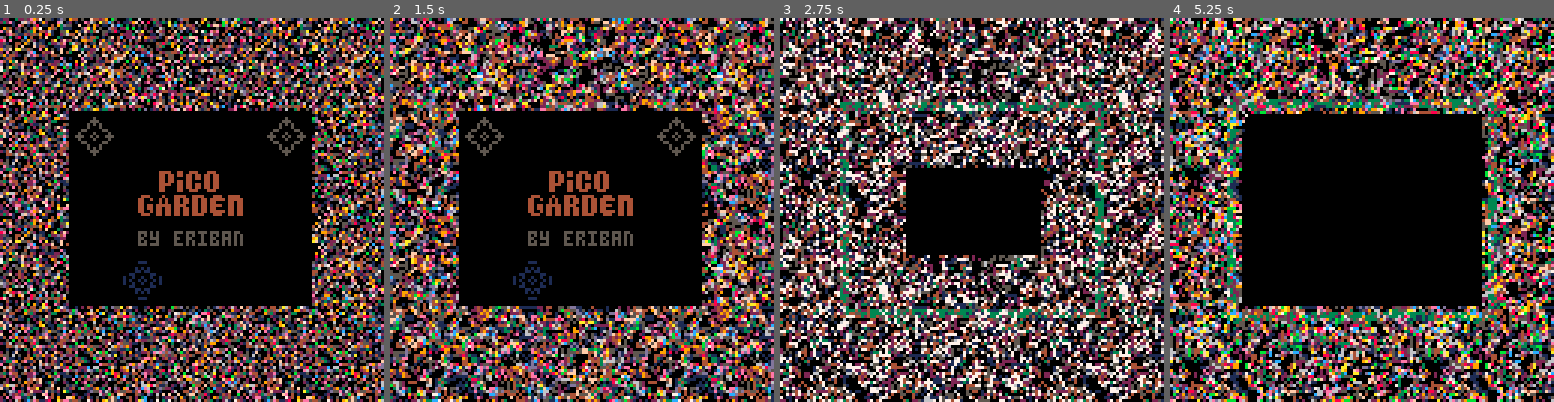
Above: before the commit, frames 1-4 (left to right).
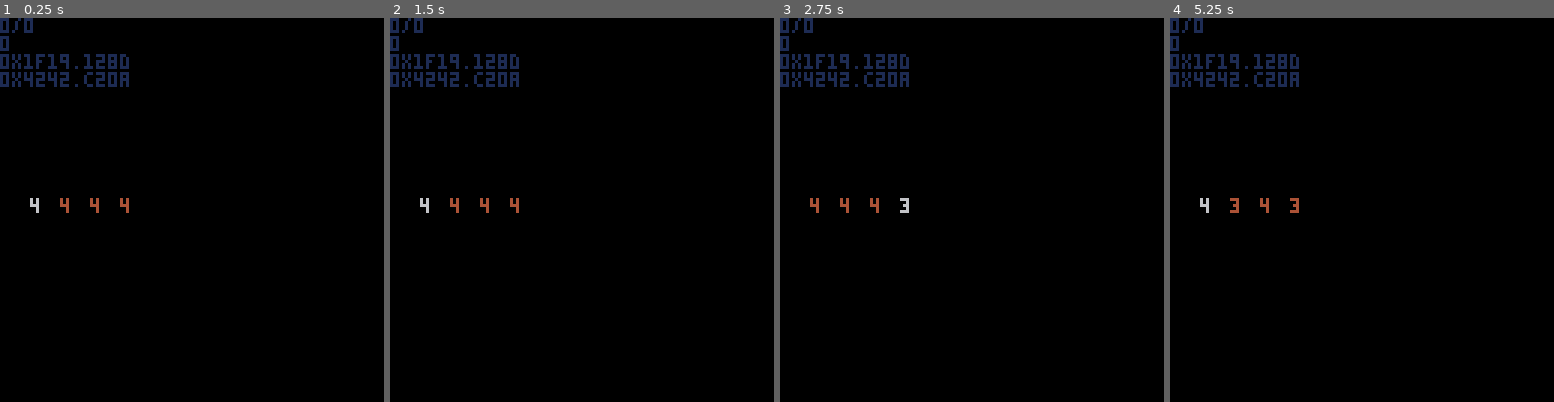
Above: after the commit, the same moments.

Repository: erwinbonsma/PicoGarden
Game: PICO-8 cartridge picogarden.p8
Two runs of this game, one before a commit and one after it. Both use one fixed random seed, a clock stepped at 60 frames per second and the inputs below.
Inputs:
- Up to frame 1 (0.25 s): no input
- Up to frame 2 (1.5 s): tap O (Z key) at 0.33, 0.7, 1.43 s; tap X (X key) at 1.07 s
- Up to frame 3 (2.75 s): hold Left 1.97-2.37 s; tap X (X key) at 2.07, 2.4, 2.73 s; tap O (Z key) at 2.22 s; hold Down from 2.42 s (still down)
- Up to frame 4 (5.25 s): release Down at 2.82 s; hold Right 2.87-3.53 s; tap X (X key) every 0.33 s from 3.07 to 5.07 s; tap O (Z key) at 3.1, 3.98, 4.87 s; hold Up 3.58-4.08 s; hold Right 4.13-4.53 s; hold Down 4.58-5.08 s; hold Left from 5.13 s (still down)

The runs differ from the first frame. In frame 1, 49% of the frame differs, in the area x 0-100%, y 0-100%; in frame 2, 53%; in frame 3, 63%; in frame 4, 51%.

Commit message:
Initial adaptive music
Disabled actual game.
Let user control the level of each channel.

Diff:
--- a/picogarden.p8
+++ b/picogarden.p8
@@ -1,5 +1,5 @@
 pico-8 cartridge // http://www.pico-8.com
-version 35
+version 41
 __lua__
 -- pico garden
 -- a slow-play screensaver game
@@ -882,6 +882,84 @@
 end
 
 -->8
+tracks={
+ {{10},{11},{12},{13}},
+ {{14},{15,16},{17},{18,19}},
+ {{20,21},{22},{23,24},{25,26}},
+ {{27,28},{29},{30},{31}}
+}
+pattern_masks={
+ [0]=0x0.0080,
+ [1]=0x0.8000
+}
+cx=1
+levels={4,4,4,4}
+
+
+function init_music()
+ p_idx=1
+ set_next_pattern()
+end
+
+function set_next_pattern()
+ p_idx=(p_idx+1)%2
+ local pat=pattern_masks[p_idx]
+ local nc=0
+
+ for i=1,4 do
+  local v=0
+  if levels[i]>0 then
+   local sl=tracks[i][levels[i]]
+   v=sl[p_idx%#sl+1]&0x3f
+   nc+=1
+   local shft=nc*8-24
+   pat|=v<<shft
+  end
+ end
+ for i=nc+1,4 do
+  shft=i*8-24
+  pat|=0x40<<shft
+ end
+
+ printh(p_idx.."="..pat)
+ poke4(0x3100+p_idx*4,pat)
+end
+
+function update_music()
+ if btnp(⬆️) then
+  levels[cx]=min(4,levels[cx]+1)
+ end
+ if btnp(⬇️) then
+  levels[cx]=max(0,levels[cx]-1)
+ end
+ if btnp(⬅️) then
+  cx=(cx+2)%4+1
+ end
+ if btnp(➡️) then
+  cx=cx%4+1
+ end
+
+ if (stat(50)==31 and
+     stat(54)==p_idx) then
+  set_next_pattern()
+ end
+end
+
+function draw_music()
+ cls()
+ color(1)
+ print(stat(54).."/"..stat(50),0,0)
+ print(p_idx,0,6)
+ print(tostr(peek4(0x3100),0x1))
+ print(tostr(peek4(0x3104),0x1))
+
+ for i=1,4 do
+  color(i==cx and 10 or 4)
+  print(levels[i],i*10,60)
+ end
+end
+
+-->8
 function init_expand()
  local expand={}
 
@@ -987,7 +1065,13 @@
  poke(0x5f5c,255)
 
  show_title()
+
+ init_music()
+ music(0)
+
  --show_label()
+ _update=update_music
+ _draw=draw_music
 end
 
 function draw_border()
Not shown, changed: the music (__music__) section of picogarden.p8
